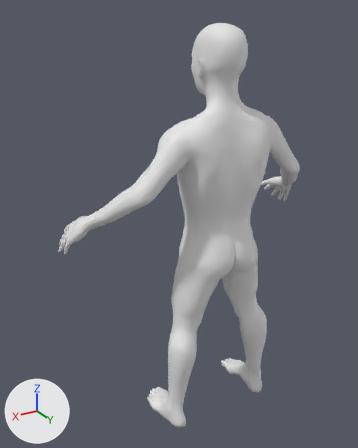
A saved change to the glTF model game/assets/humans/goblin_male_adolescent.glb.
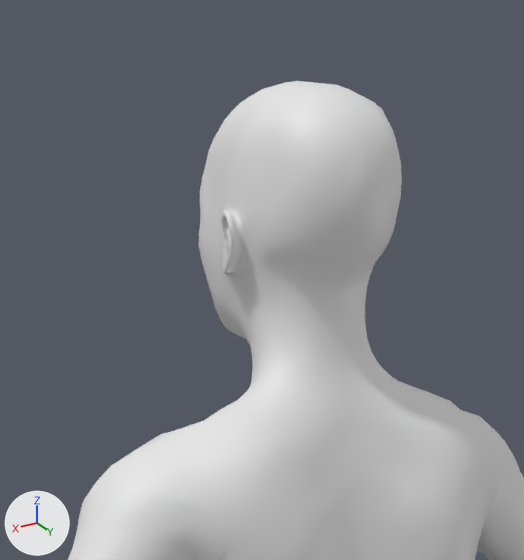
Each version appears first whole from a 50 mm camera at (0.822, 1.113, 1.29) aimed at (0.064, -0.15, 0.658), and next in a close-up on the part from 38% to 79% of the width and 0% to 35% of the height. The lights are fixed; the arrows at lower left show +X, +Y and +Z. The first two pictures are the older version. Materials are left out; every surface is plain grey. Vertices at exactly the same position are counted once.

The older version as bpy lines, for what is in view:
```python
me_mesh_0 = bpy.data.meshes.new('Mesh_0')
me_mesh_0.from_pydata(...)  # 13380 vertices, 26756 faces; spans x -0.441..0.441, y -0.279..0.079, z 0.001..1.26
ob_body = bpy.data.objects.new('Body', me_mesh_0)
ob_body.location = (0.0, 0.0, 0.0)
```
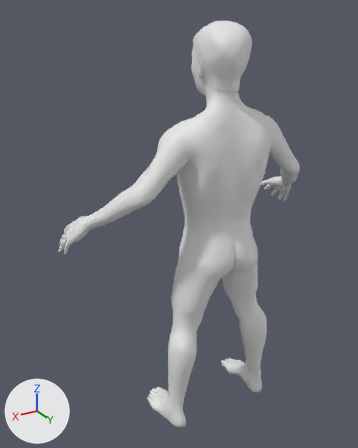
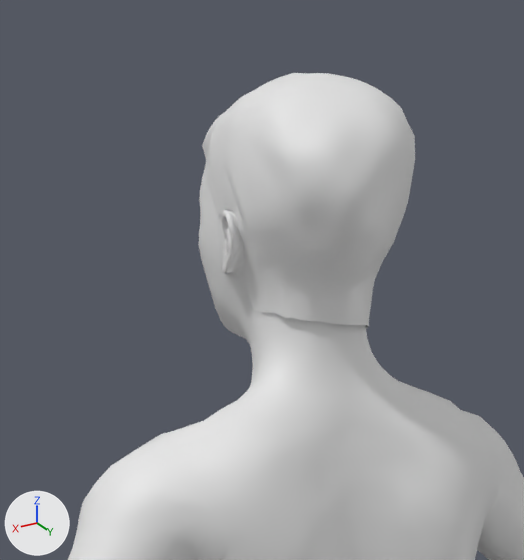
Diff of the bpy script that builds the scene:
```diff
--- a/game/assets/humans/goblin_male_adolescent.glb.py
+++ b/game/assets/humans/goblin_male_adolescent.glb.py
@@ me_mesh_0 @@
 # used by ob_body; location = (0.0, 0.0, 0.0)
-me_mesh_0.from_pydata(...)  # 13380 vertices, 26756 faces; spans x -0.441..0.441, y -0.279..0.079, z 0.001..1.26
+me_mesh_0.from_pydata(...)  # 14611 vertices, 29042 faces; spans x -0.441..0.441, y -0.279..0.079, z 0.001..1.266
+# me_mesh_0 part 1: a new loose piece of 1011 vertices spanning x -0.082..0.068, y -0.145..0.054, z 1.082..1.266
+# other edits to the shape of me_mesh_0 do not show in these pictures
```

Boxes [x1, y1, x2, y2] around the edits, measured in the close-ups (524 x 560 px):
'Body', reshaped: before [68, 81, 524, 560]; after [68, 73, 524, 560]
part 1 of me_mesh_0, added: after [202, 73, 415, 328]
